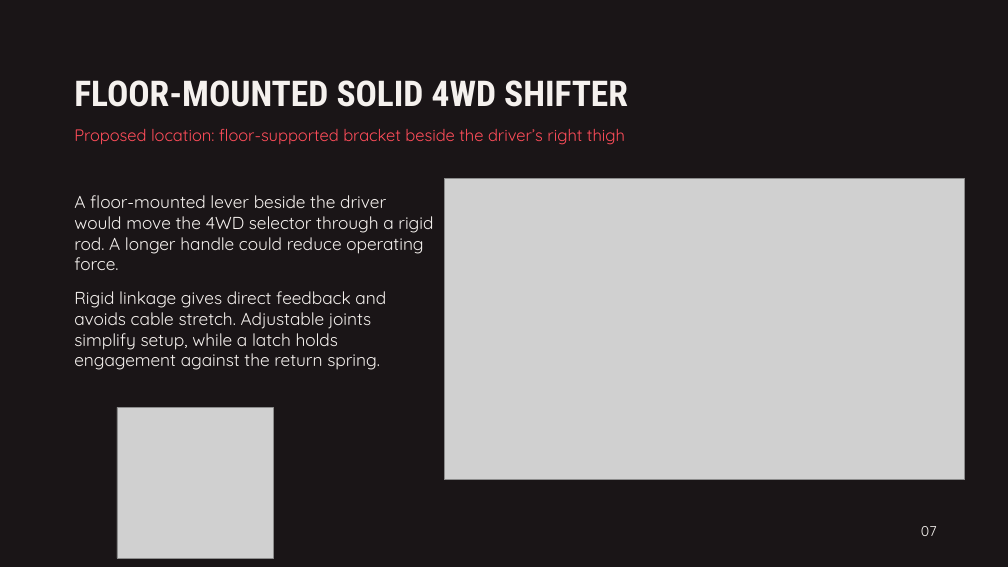
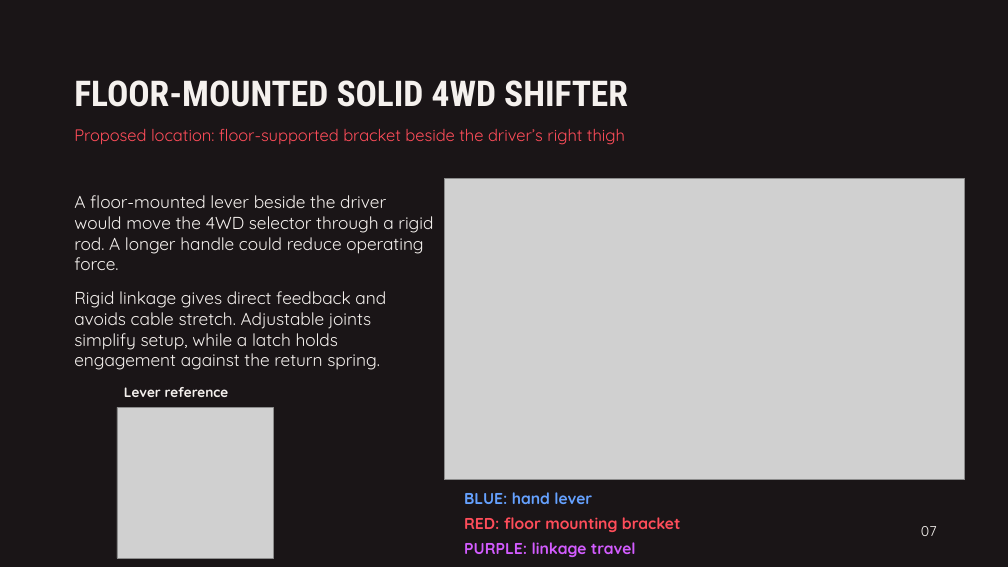
Before and after one commit to Polowater123/Aggie-Baja-Controls-The-A.B.C.-, a slide deck: slide 8 of Concept Portfolio.pptx (slide 7 before the commit). Drawn at 1008x567 pixels with LibreOffice and Linux fonts; fonts in the diff are those of the drawing; grey boxes stand for pictures. Boxes give left, top, right and bottom in pixels: in the first picture for what was removed or moved away, otherwise in the second. Text is boxed around its words. In the diff, an @@ line names an element or a change of style, - is before the commit and + after.

```diff
--- a/Concept Portfolio.pptx
+++ b/Concept Portfolio.pptx
@@ rectangle added at [116,380,295,407], fill #1A1517, 13 pt, text #F5F1EE, bold @@
+Lever reference
@@ text added at [464,492,592,504], 15 pt, text #65A1FF, bold @@
+BLUE: hand lever
@@ text added at [464,517,681,532], 15 pt, text #FF4D5A, bold @@
+RED: floor mounting bracket
@@ text added at [464,542,636,557], 15 pt, text #D35CFF, bold @@
+PURPLE: linkage travel
```
Also in this commit, not shown: 4 other slides changed, 1 slide added.
